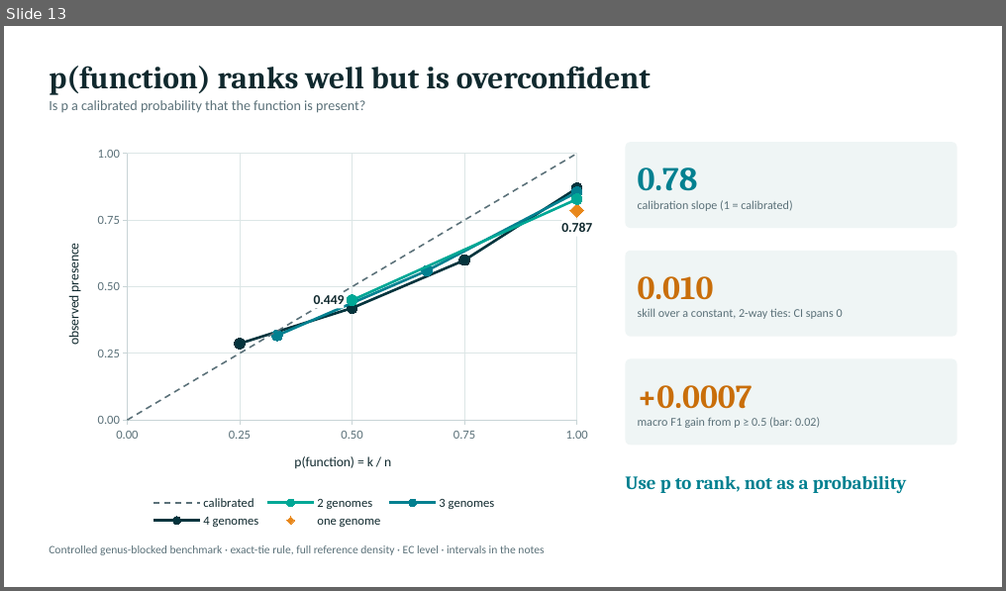
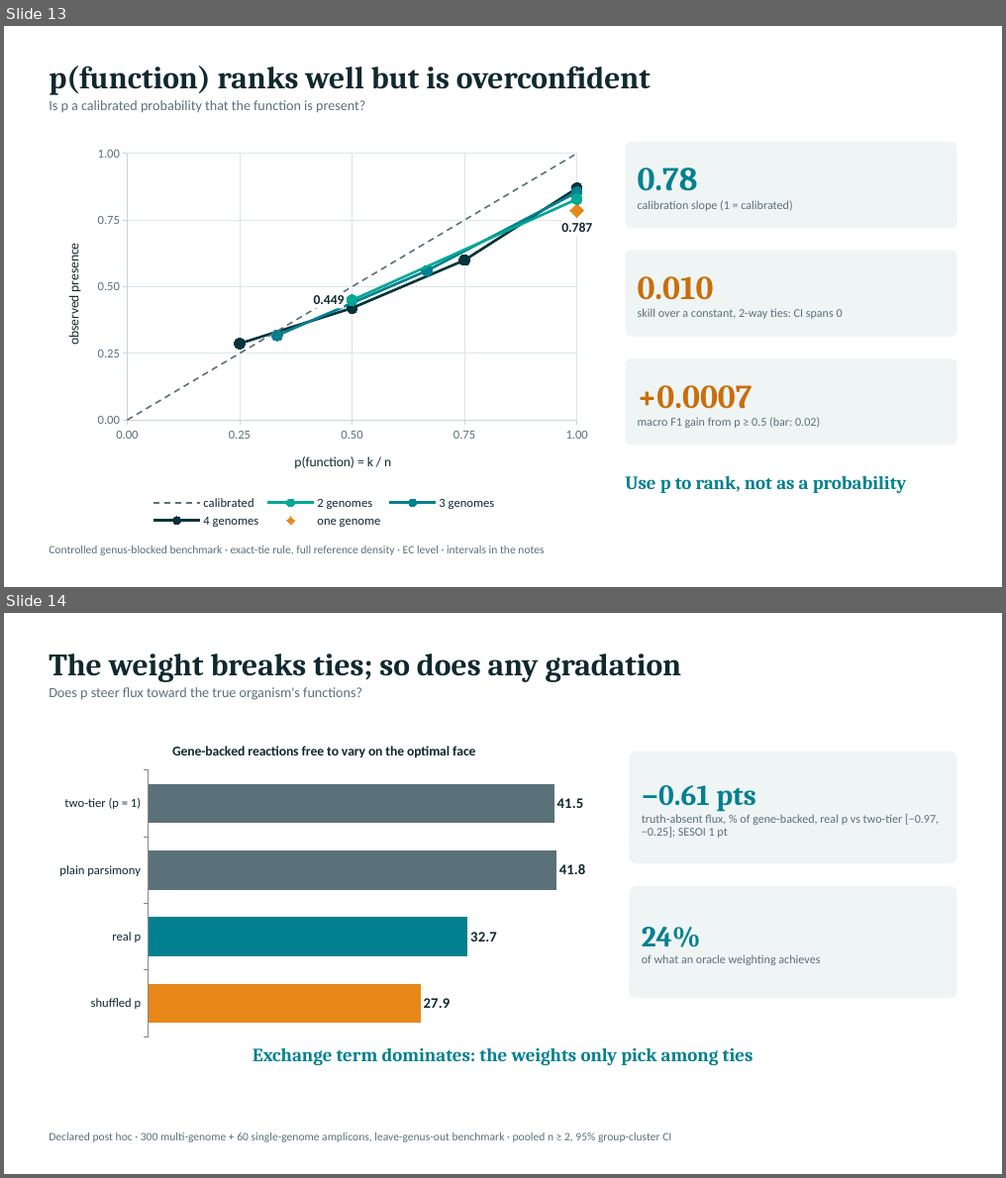
Before and after one commit to freiburgermsu/prFBA, a slide deck: presentations/prFBA_condensed_2026-10.pptx. Shown one above the other, each under a label of ours: slide 13 before the commit, slides 13 and 14 after it. The pictures are 1006x591 and 1006x1178 pixels, drawn with LibreOffice and Linux fonts; fonts in the diff are those of the drawing. Boxes give left, top, right and bottom in pixels: in the first picture for what was removed or moved away, otherwise in the second. Text is boxed around its words. In the diff, an @@ line names an element or a change of style, - is before the commit and + after.

```diff
--- a/presentations/prFBA_condensed_2026-10.pptx
+++ b/presentations/prFBA_condensed_2026-10.pptx
@@ slide 14 added at bbox=[4, 613, 1002, 1174], background #FFFFFF @@
@@ text added at bbox=[49, 654, 682, 700], 13.5 pt, text #5B7179 @@
+The weight breaks ties; so does any gradation
+Does p steer flux toward the true organism's functions?
@@ bar chart added at bbox=[49, 729, 599, 1044] @@
+title "Gene-backed reactions free to vary on the optimal face"
+categories: shuffled p, real p, plain parsimony, two-tier (p = 1)
+Series 1: 27.9, 32.7, 41.8, 41.5
@@ rounded rectangle added at bbox=[629, 752, 957, 863], fill #EFF5F5, 11.5 pt, text #5B7179 @@
+−0.61 pts
+truth-absent flux, % of gene-backed, real p vs two-tier [−0.97, −0.25]; SESOI 1 pt
@@ rounded rectangle added at bbox=[629, 886, 957, 998], fill #EFF5F5, 11.5 pt, text #5B7179 @@
+24%
+of what an oracle weighting achieves
@@ text added at bbox=[252, 1049, 753, 1065], 18 pt, text #028090, bold @@
+Exchange term dominates: the weights only pick among ties
@@ text added at bbox=[49, 1133, 671, 1143], 11 pt, text #5B7179 @@
+Declared post hoc · 300 multi-genome + 60 single-genome amplicons, leave-genus-out benchmark · pooled n ≥ 2, 95% group-cluster CI
```
Also in this commit, not shown: 25 other files.
